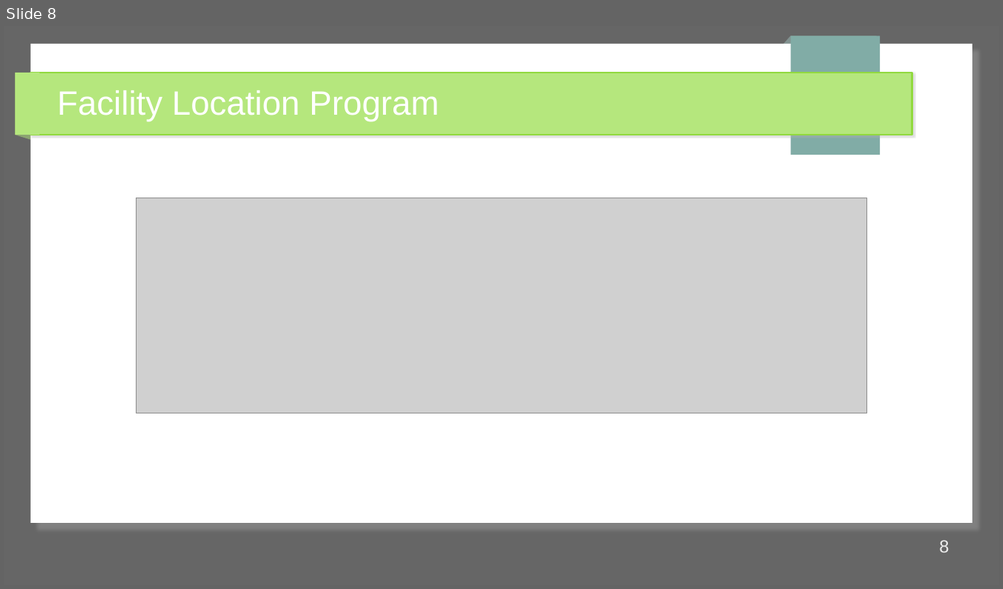
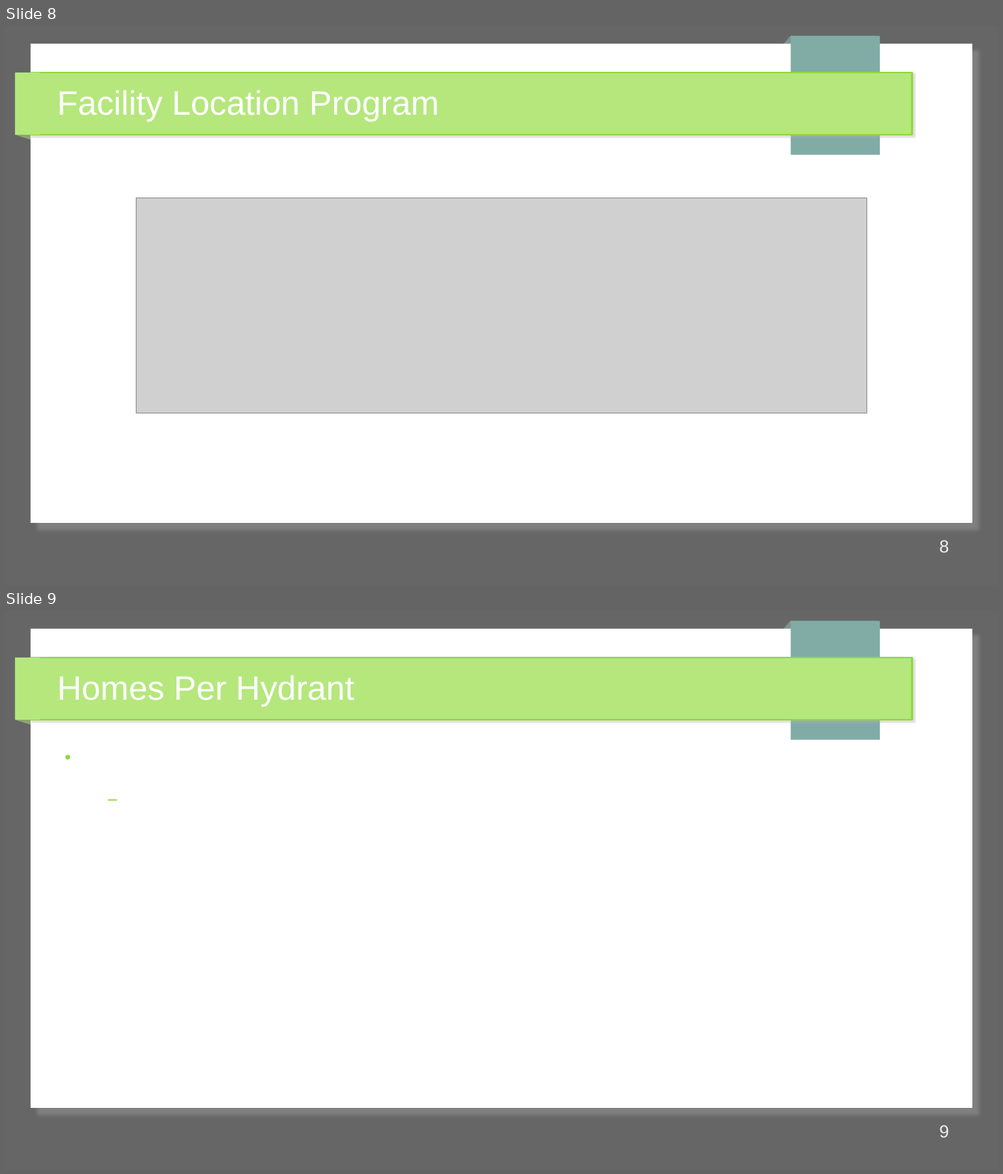
Before and after one commit to jprhyne/EquitableFireHydrantPlacement, a slide deck: presentation/FinalPresentation.odp. Shown one above the other, each under a label of ours: slide 8 before the commit, slides 8 and 9 after it. The pictures are 1003x589 and 1003x1174 pixels, drawn with LibreOffice and Linux fonts; fonts in the diff are those of the drawing; grey boxes stand for pictures. Boxes give left, top, right and bottom in pixels: in the first picture for what was removed or moved away, otherwise in the second. Text is boxed around its words. In the diff, an @@ line names an element or a change of style, - is before the commit and + after.

Commit message:
Updated Final Presentation

```diff
--- a/presentation/FinalPresentation.odp
+++ b/presentation/FinalPresentation.odp
@@ slide 9 added at [4,611,999,1170], background #666666; not listed: 7 template elements that a slide beside it also shows @@
@@ title added at [57,675,354,706], 27 pt, text #FFFFFF @@
+Homes Per Hydrant
@@ page number added at [939,1125,948,1138], 14 pt, text #EEEEEE @@
+9
```
Also in this commit, not shown: 1 slide removed, 1 other file.
